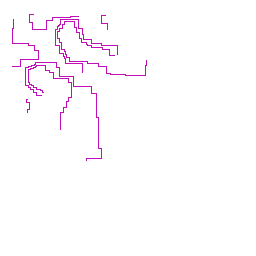
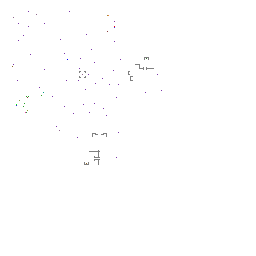
Layer changes from the first 256px x 256px image to the second:
showed "stuff", painted on it over <box>12,11,162,165</box>
hid "routes" over <box>12,14,147,161</box>
